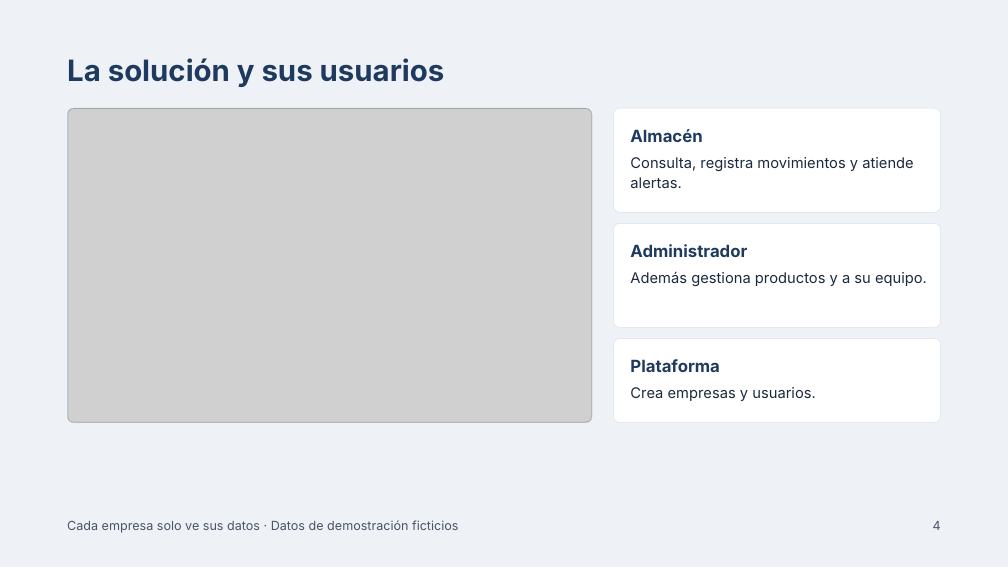
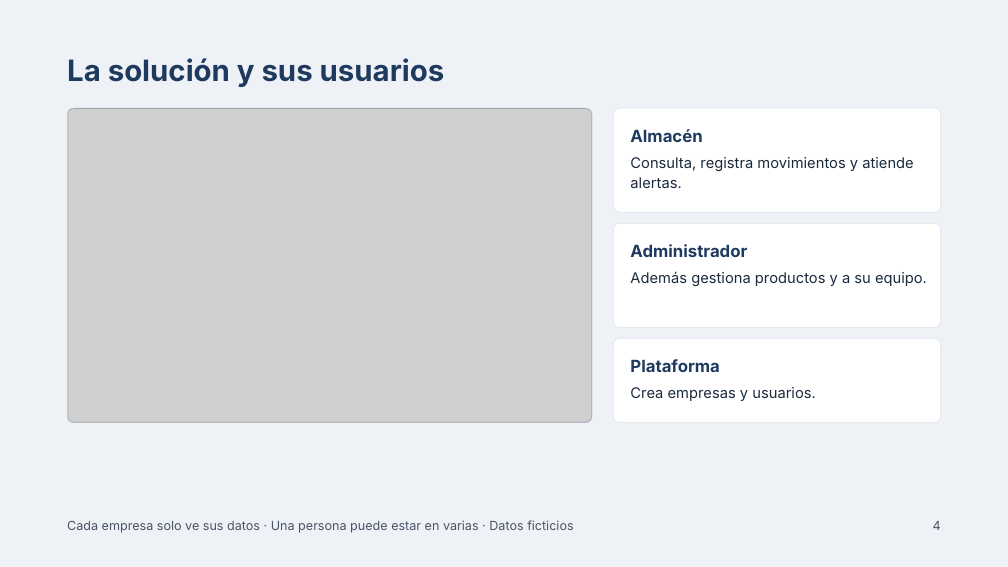
Before and after one commit to Jess4lxy/StockAlert-project, a slide deck: slide 4 of docs/proyecto-integrador/StockAlert Proyecto Integrador.pptx. Drawn at 1008x567 pixels with LibreOffice and Linux fonts; fonts in the diff are those of the drawing; grey boxes stand for pictures. Boxes give left, top, right and bottom in pixels: in the first picture for what was removed or moved away, otherwise in the second. Text is boxed around its words. In the diff, an @@ line names an element or a change of style, - is before the commit and + after.

Commit message:
feat: usuarios en varias empresas y sesión estable al recargar
  - Tabla usuarios_empresas con rol y acceso por empresa (migración 003)
  - Agregar un correo con cuenta lo suma a la empresa; POST /auth/empresa
  - Selector de empresa e inventario sin conexión separado por empresa
  - El refresh token se acepta 30 s tras su primer uso: recargar ya no cierra la sesión
  - Swagger 2.3.0, documentos y presentación actualizados

```diff
--- a/docs/proyecto-integrador/StockAlert Proyecto Integrador.pptx
+++ b/docs/proyecto-integrador/StockAlert Proyecto Integrador.pptx
@@ text at box(67, 520, 573, 533): text changed @@
-Cada empresa solo ve sus datos · Datos de demostración ficticios
+Cada empresa solo ve sus datos · Una persona puede estar en varias · Datos ficticios
```
Also in this commit, not shown: 5 other slides changed, 27 other files.
